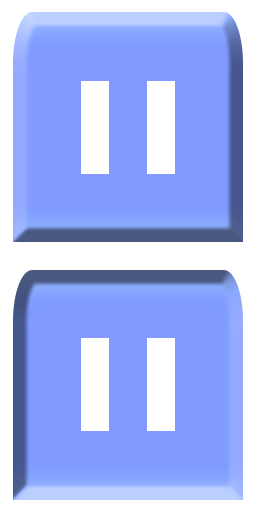
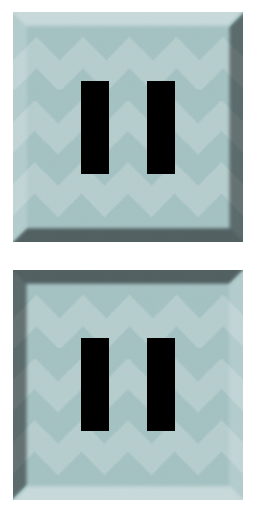
Comparing the layer stacks of the two 256 x 512 images. Changes:
moved "Rektangel 1 kopier" above "Rektangel 1", painted on it over <box>147,81,175,174</box>
moved "Rektangel 1" above "Lag 1", painted on it over <box>81,81,109,174</box>
removed layer "Form 1 kopier" over <box>13,270,243,500</box>
removed layer "Form 1" over <box>13,12,243,242</box>
added layer "Lag 1" above "Rektangel 1 kopier 3" over <box>13,12,243,242</box>
painted on "Rektangel 1 kopier 3" over <box>147,338,175,431</box>
painted on "Rektangel 1 kopier 2" over <box>81,338,109,431</box>
added layer "Lag 2" over <box>13,270,243,500</box>
